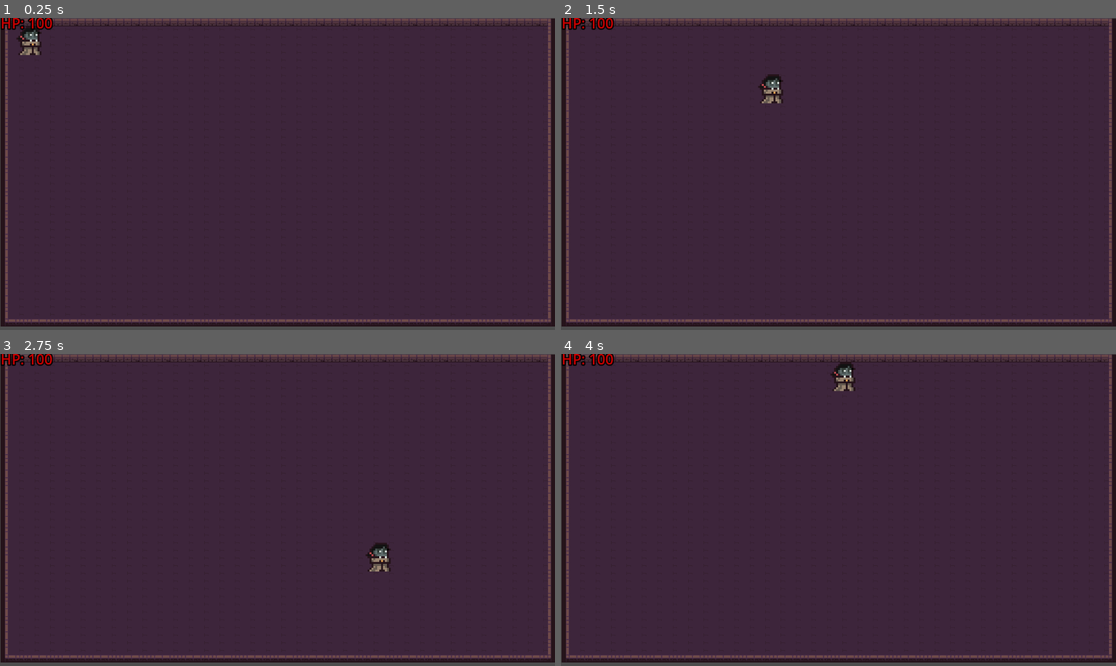
Above: before the commit, frames 1-4 (two rows, left to right).
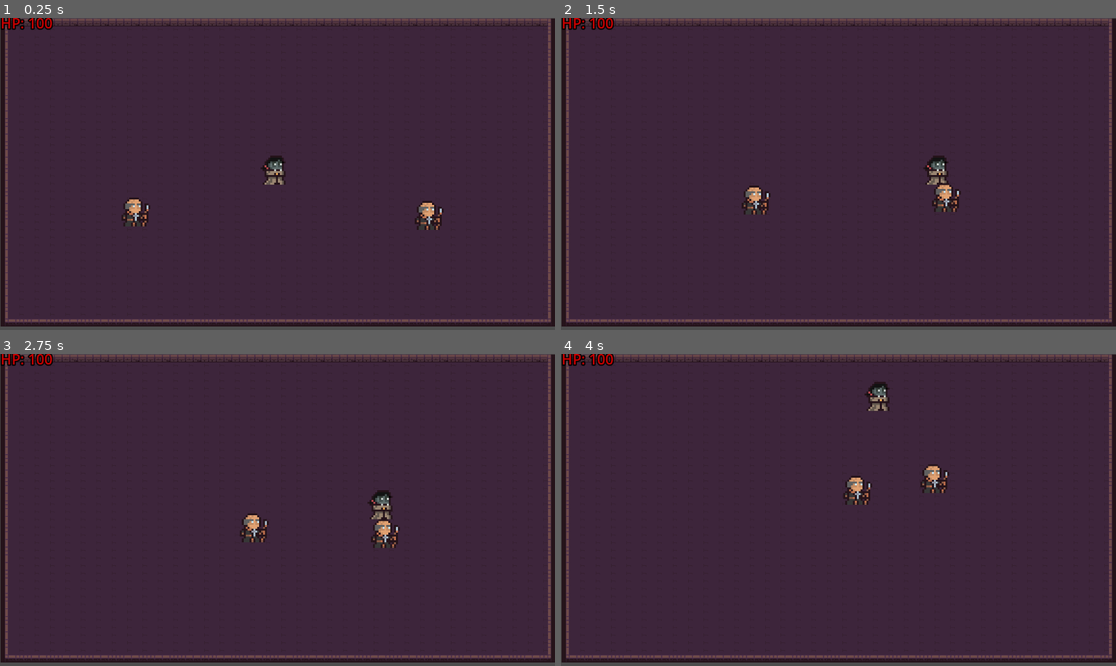
Above: after the commit, the same moments.

Repository: Unnamed-Roguelike-Game/Game
Game: Godot game, scene res://Game.tscn
Two runs of this game, one before a commit and one after it. Both use one fixed random seed, a clock stepped at 60 frames per second and the inputs below.
Inputs:
- Up to frame 1 (0.25 s): no input
- Up to frame 2 (1.5 s): hold D (right) 0.53-1.28 s; hold S (down) from 1.28 s (still down)
- Up to frame 3 (2.75 s): release S (down) at 2.03 s; hold D (right) from 2.03 s (still down)
- Up to frame 4 (4 s): release D (right) at 2.78 s; hold W (up) 2.78-3.53 s; hold A (left) from 3.53 s (still down)

The runs differ from the first frame. In frame 1, 1.2% of the frame differs, in the area x 3-80%, y 2-68%; in frame 2, 1.2%; in frame 3, 1.1%; in frame 4, 1.2%, in the area x 48-70%, y 2-49%.

Commit message:
#14 #15 B1.1 B1.2 Add Enemy Movement and Collision (#153)
* Create enemy scene, add collision and sprite

* Add Area2D for player detection to enemy

* Misc

* Tweak character and enemy movement + collisions

* Remove duplicate variable

* Fix merge issue

Diff:
--- /dev/null
+++ b/Unnamed Roguelike Game/Enemy.gd
@@ -0,0 +1,14 @@
+extends CharacterBody2D
+
+@onready var player = $"../../Player"
+@onready var enemy_sprite = $"AnimatedSprite2D"
+
+var ENEMY_SPEED = 100.0
+
+func _physics_process(delta):
+
+	var direction_of_player = (player.position - self.position).normalized()
+
+	velocity = (direction_of_player * ENEMY_SPEED * delta)
+
+	move_and_collide(velocity)
--- /dev/null
+++ b/Unnamed Roguelike Game/Enemy.tscn
@@ -0,0 +1,36 @@
+[gd_scene load_steps=6 format=3 uid="uid://bje1j8ngmq02f"]
+
+[ext_resource type="Script" path="res://Enemy.gd" id="1_f6m8k"]
+[ext_resource type="Texture2D" uid="uid://q27rjo51gs7l" path="res://assets/placeholder assets/character and tileset/Dungeon_Character_2.png" id="1_lwstp"]
+
+[sub_resource type="CapsuleShape2D" id="CapsuleShape2D_33c6h"]
+radius = 6.25
+height = 14.0
+
+[sub_resource type="AtlasTexture" id="AtlasTexture_b82xe"]
+atlas = ExtResource("1_lwstp")
+region = Rect2(0, 0, 16, 16)
+
+[sub_resource type="SpriteFrames" id="SpriteFrames_gi8ww"]
+animations = [{
+"frames": [{
+"duration": 1.0,
+"texture": SubResource("AtlasTexture_b82xe")
+}],
+"loop": true,
+"name": &"default",
+"speed": 5.0
+}]
+
+[node name="Enemy" type="CharacterBody2D"]
+scale = Vector2(4, 4)
+motion_mode = 1
+platform_on_leave = 2
+platform_floor_layers = 4278190080
+script = ExtResource("1_f6m8k")
+
+[node name="CollisionShape2D" type="CollisionShape2D" parent="."]
+shape = SubResource("CapsuleShape2D_33c6h")
+
+[node name="AnimatedSprite2D" type="AnimatedSprite2D" parent="."]
+sprite_frames = SubResource("SpriteFrames_gi8ww")
--- a/Unnamed Roguelike Game/Game.tscn
+++ b/Unnamed Roguelike Game/Game.tscn
@@ -1,20 +1,28 @@
-[gd_scene load_steps=4 format=3 uid="uid://ck7dgjuf7h6os"]
+[gd_scene load_steps=5 format=3 uid="uid://b8po4tfjlujc8"]
 
-[ext_resource type="PackedScene" path="res://Room.tscn" id="1_2tscc"]
+[ext_resource type="PackedScene" uid="uid://bxrc5aulpi3wk" path="res://Room.tscn" id="1_2tscc"]
 [ext_resource type="PackedScene" uid="uid://b06g5m8ciufci" path="res://Player.tscn" id="2_5qbtk"]
 [ext_resource type="Script" path="res://HP.gd" id="3_emkpw"]
+[ext_resource type="PackedScene" uid="uid://bje1j8ngmq02f" path="res://Enemy.tscn" id="3_j2fa5"]
 
 [node name="Game" type="Node2D"]
 
 [node name="Room" parent="." instance=ExtResource("1_2tscc")]
 
+[node name="Player" parent="." instance=ExtResource("2_5qbtk")]
+position = Vector2(552, 317)
+
+[node name="EnemyGroup" type="Node2D" parent="."]
+position = Vector2(-10, 12)
+
+[node name="Enemy" parent="EnemyGroup" instance=ExtResource("3_j2fa5")]
+position = Vector2(249, 398)
+
+[node name="Enemy2" parent="EnemyGroup" instance=ExtResource("3_j2fa5")]
+position = Vector2(906, 405)
+
 [node name="Camera2D" type="Camera2D" parent="."]
 position = Vector2(559, 323)
-
-[node name="Player" type="Node2D" parent="."]
-
-[node name="Player" parent="Player" instance=ExtResource("2_5qbtk")]
-position = Vector2(46, 38)
 
 [node name="UI" type="CanvasLayer" parent="."]
 
--- a/Unnamed Roguelike Game/HP.gd
+++ b/Unnamed Roguelike Game/HP.gd
@@ -8,4 +8,4 @@
 
 # Called every frame. 'delta' is the elapsed time since the previous frame.
 func _process(delta):
-	text = "HP: " + str(get_node("../../Player/Player").get("player_health"))
+	text = "HP: " + str(get_node("../../Player").get("player_health"))
--- a/Unnamed Roguelike Game/Player.gd
+++ b/Unnamed Roguelike Game/Player.gd
@@ -1,12 +1,12 @@
 extends CharacterBody2D
 
-var player_speed = 500.0
+var player_speed = 300.0
 
 @onready var player_health = 100
 
 func _physics_process(delta):
 
-	var input_direction = Input.get_vector("left", "right", "up", "down")
-	velocity = input_direction * player_speed
+	var input_direction = Input.get_vector("left", "right", "up", "down").normalized()
+	velocity = input_direction * player_speed * delta
 
-	move_and_slide()
+	move_and_collide(velocity)
--- a/Unnamed Roguelike Game/Player.tscn
+++ b/Unnamed Roguelike Game/Player.tscn
@@ -24,10 +24,15 @@
 
 [node name="Player" type="CharacterBody2D"]
 scale = Vector2(4, 4)
+motion_mode = 1
+platform_on_leave = 2
+platform_floor_layers = 4278190080
 script = ExtResource("1_mnvdn")
 
 [node name="CollisionShape2D" type="CollisionShape2D" parent="."]
 shape = SubResource("CapsuleShape2D_lacq0")
+metadata/_edit_lock_ = true
 
 [node name="AnimatedSprite2D" type="AnimatedSprite2D" parent="."]
 sprite_frames = SubResource("SpriteFrames_rjec6")
+metadata/_edit_lock_ = true
Not shown, added: Unnamed Roguelike Game/assets/EnemyAssets/Goblin.png.import
Not shown, added: Unnamed Roguelike Game/Ene4C65.tmp
Not shown, added: Unnamed Roguelike Game/Ene581D.tmp
Not shown, added: Unnamed Roguelike Game/Ene6AE9.tmp
Not shown, added: Unnamed Roguelike Game/EneD236.tmp
Not shown, added: Unnamed Roguelike Game/Pla70D4.tmp
